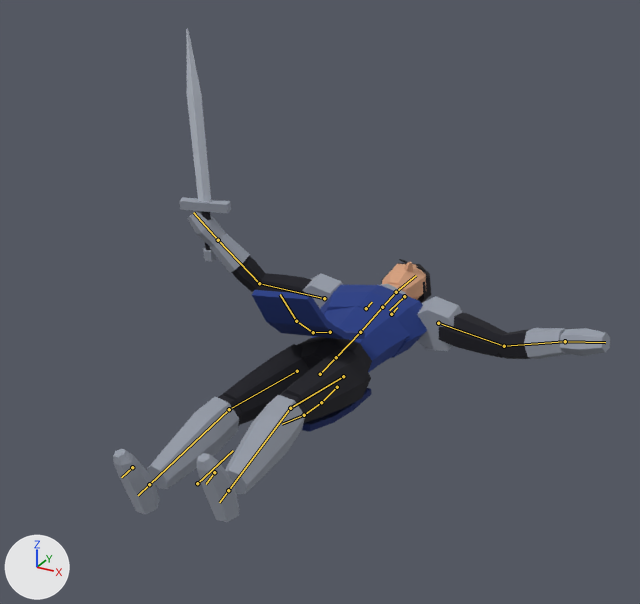
Two versions of the Blender file blender/knight.blend, one commit apart.
One viewpoint serves both versions: a camera (50 mm lens) standing at (1.46, -1.85, 1.76) and looking at (0.08, 0.64, 0.51). Lighting does not change. The marker at lower left points along +X, +Y and +Z. The picture after the commit comes second. Both versions are drawn at frame 79 of the action 'Death'; the numbers are the values there. The bones that bend it are drawn over the model as lines.

In view in the first picture: 'knight', 'sword'.
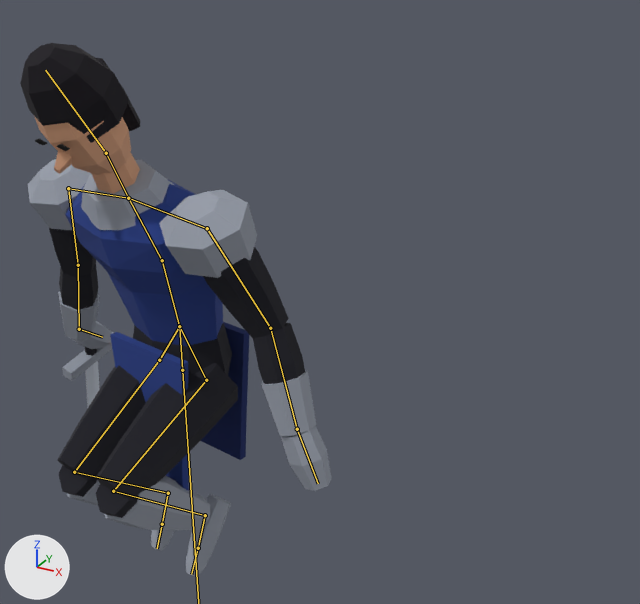
Changed parts and their boxes (x1, y1, x2, y2) in the pictures (640 x 604 px):
```json
{"object": "knight", "change": "posed", "before": [113, 211, 610, 522], "after": [20, 43, 331, 577], "on screen": "37% narrower, 71% taller"}
{"object": "sword", "change": "posed", "before": [179, 29, 231, 262], "after": [62, 311, 113, 407]}
{"bone": "hips", "before": "(320, 374) to (336, 357)", "after": "(182, 370) to (179, 326)"}
{"bone": "spine1", "before": "(336, 357) to (360, 332)", "after": "(179, 326) to (162, 260)"}
{"bone": "spine2", "before": "(360, 332) to (382, 307)", "after": "(162, 260) to (128, 198)"}
{"bone": "neck", "before": "(382, 307) to (396, 292)", "after": "(128, 198) to (106, 153)"}
{"bone": "head", "before": "(396, 292) to (416, 275)", "after": "(106, 153) to (45, 70)"}
{"bone": "upper_arm_L", "before": "(438, 323) to (504, 346)", "after": "(207, 228) to (270, 328)"}
{"bone": "forearm_L", "before": "(504, 346) to (565, 341)", "after": "(270, 328) to (297, 429)"}
{"bone": "upper_arm_R", "before": "(324, 298) to (259, 283)", "after": "(68, 188) to (78, 265)"}
{"bone": "forearm_R", "before": "(259, 283) to (218, 240)", "after": "(78, 265) to (79, 329)"}
{"bone": "hand_R", "before": "(218, 240) to (193, 212)", "after": "(79, 329) to (102, 337)"}
{"bone": "thigh_L", "before": "(343, 376) to (290, 408)", "after": "(206, 380) to (113, 491)"}
{"bone": "shin_L", "before": "(290, 408) to (228, 490)", "after": "(113, 491) to (205, 515)"}
{"bone": "thigh_R", "before": "(297, 371) to (229, 409)", "after": "(159, 360) to (74, 472)"}
{"bone": "shin_R", "before": "(229, 409) to (149, 484)", "after": "(74, 472) to (168, 493)"}
```

Edits to the scene script, one JSON object a line:
```json
{"block": "bone_root", "where": "bone_root = bpy.data.objects['humanoid_rig'].pose.bones['root']"}
{"op": "set", "path": "bone_root.location", "old": "(0.0, 0.12, 0.0)", "new": "(0.0, -0.361, 0.035)"}
{"op": "set", "path": "bone_root.rotation_quaternion", "old": "(0.719, -0.695, 0.0, 0.0)", "new": "(1.0, 0.0, 0.0, 0.0)", "note": "degrees (-88, 0, 0) -> degrees (0, 0, 0)"}
{"block": "bone_hips", "where": "bone_hips = bpy.data.objects['humanoid_rig'].pose.bones['hips']  # child of 'root'"}
{"op": "set", "path": "bone_hips.location", "old": "(0.012, -0.125, 0.0)", "new": "(0.0, 0.0, 0.0)"}
{"op": "set", "path": "bone_hips.rotation_quaternion", "old": "(0.998, 0.001, -0.061, 0.017)", "new": "(0.996, 0.0, -0.087, 0.0)", "note": "degrees (0, -7, 2) -> degrees (0, -10, 0)"}
{"block": "bone_spine1", "where": "bone_spine1 = bpy.data.objects['humanoid_rig'].pose.bones['spine1']  # child of 'hips'"}
{"op": "set", "path": "bone_spine1.rotation_quaternion", "old": "(1.0, 0.026, 0.0, -0.017)", "new": "(0.994, 0.106, 0.0, 0.0)", "note": "degrees (3, 0, -2) -> degrees (12, 0, 0)"}
{"block": "bone_spine2", "where": "bone_spine2 = bpy.data.objects['humanoid_rig'].pose.bones['spine2']  # child of 'spine1'"}
{"op": "set", "path": "bone_spine2.rotation_quaternion", "old": "(0.998, 0.017, 0.061, -0.001)", "new": "(0.993, 0.115, 0.0, 0.0)", "note": "degrees (2, 7, 0) -> degrees (13, 0, 0)"}
{"block": "bone_neck", "where": "bone_neck = bpy.data.objects['humanoid_rig'].pose.bones['neck']  # child of 'spine2'"}
{"op": "set", "path": "bone_neck.rotation_quaternion", "old": "(1.0, 0.0, 0.0, 0.0)", "new": "(1.0, -0.017, 0.0, 0.0)", "note": "degrees (0, 0, 0) -> degrees (-2, 0, 0)"}
{"block": "bone_head", "where": "bone_head = bpy.data.objects['humanoid_rig'].pose.bones['head']  # child of 'neck'"}
{"op": "set", "path": "bone_head.rotation_quaternion", "old": "(0.987, -0.095, 0.13, 0.013)", "new": "(0.996, 0.089, 0.0, 0.0)", "note": "degrees (-11, 15, 0) -> degrees (10, 0, 0)"}
{"block": "bone_upper_arm_l", "where": "bone_upper_arm_l = bpy.data.objects['humanoid_rig'].pose.bones['upper_arm_L']  # child of 'clavicle_L'"}
{"op": "set", "path": "bone_upper_arm_l.rotation_quaternion", "old": "(0.76, 0.013, -0.011, -0.649)", "new": "(0.978, -0.054, 0.011, -0.2)", "note": "degrees (2, 0, -81) -> degrees (-6, 0, -23)"}
{"block": "bone_forearm_l", "where": "bone_forearm_l = bpy.data.objects['humanoid_rig'].pose.bones['forearm_L']  # child of 'upper_arm_L'"}
{"op": "set", "path": "bone_forearm_l.rotation_quaternion", "old": "(0.976, -0.216, 0.0, 0.0)", "new": "(0.985, -0.173, 0.0, 0.0)", "note": "degrees (-25, 0, 0) -> degrees (-20, 0, 0)"}
{"block": "bone_upper_arm_r", "where": "bone_upper_arm_r = bpy.data.objects['humanoid_rig'].pose.bones['upper_arm_R']  # child of 'clavicle_R'"}
{"op": "set", "path": "bone_upper_arm_r.rotation_quaternion", "old": "(0.785, -0.069, -0.054, 0.613)", "new": "(0.981, -0.086, -0.015, 0.173)", "note": "degrees (-10, 0, 76) -> degrees (-10, 0, 20)"}
{"block": "bone_forearm_r", "where": "bone_forearm_r = bpy.data.objects['humanoid_rig'].pose.bones['forearm_R']  # child of 'upper_arm_R'"}
{"op": "set", "path": "bone_forearm_r.rotation_quaternion", "old": "(0.94, -0.342, 0.0, 0.0)", "new": "(0.999, -0.052, 0.0, 0.0)", "note": "degrees (-40, 0, 0) -> degrees (-6, 0, 0)"}
{"block": "bone_hand_r", "where": "bone_hand_r = bpy.data.objects['humanoid_rig'].pose.bones['hand_R']  # child of 'forearm_R'"}
{"op": "set", "path": "bone_hand_r.rotation_quaternion", "old": "(1.0, -0.017, 0.0, 0.0)", "new": "(0.93, 0.367, 0.0, 0.0)", "note": "degrees (-2, 0, 0) -> degrees (43, 0, 0)"}
{"block": "bone_thigh_l", "where": "bone_thigh_l = bpy.data.objects['humanoid_rig'].pose.bones['thigh_L']  # child of 'pelvis_L'"}
{"op": "set", "path": "bone_thigh_l.rotation_quaternion", "old": "(0.995, -0.105, 0.0, 0.0)", "new": "(0.852, -0.523, 0.0, 0.0)", "note": "degrees (-12, 0, 0) -> degrees (-63, 0, 0)"}
{"block": "bone_shin_l", "where": "bone_shin_l = bpy.data.objects['humanoid_rig'].pose.bones['shin_L']  # child of 'thigh_L'"}
{"op": "set", "path": "bone_shin_l.rotation_quaternion", "old": "(0.985, 0.174, 0.0, 0.0)", "new": "(0.551, 0.834, 0.0, 0.0)", "note": "degrees (20, 0, 0) -> degrees (113, 0, 0)"}
{"block": "bone_thigh_r", "where": "bone_thigh_r = bpy.data.objects['humanoid_rig'].pose.bones['thigh_R']  # child of 'pelvis_R'"}
{"op": "set", "path": "bone_thigh_r.rotation_quaternion", "old": "(0.996, -0.052, -0.004, 0.07)", "new": "(0.878, -0.478, 0.0, 0.0)", "note": "degrees (-6, 0, 8) -> degrees (-57, 0, 0)"}
{"block": "bone_shin_r", "where": "bone_shin_r = bpy.data.objects['humanoid_rig'].pose.bones['shin_R']  # child of 'thigh_R'"}
{"op": "set", "path": "bone_shin_r.rotation_quaternion", "old": "(0.993, 0.122, 0.0, 0.0)", "new": "(0.58, 0.815, 0.0, 0.0)", "note": "degrees (14, 0, 0) -> degrees (109, 0, 0)"}
```
